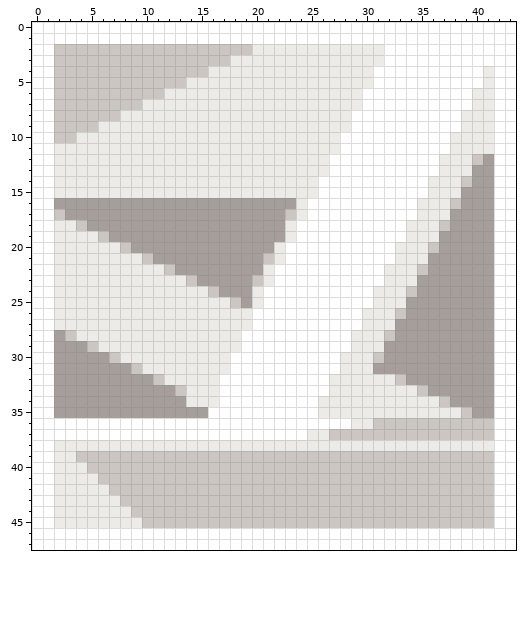
File history of a pixel-art file, assets/empty_image.aseprite. The picture above was drawn from the file before the commit.
44x48 pixels, 1 frame.
After:
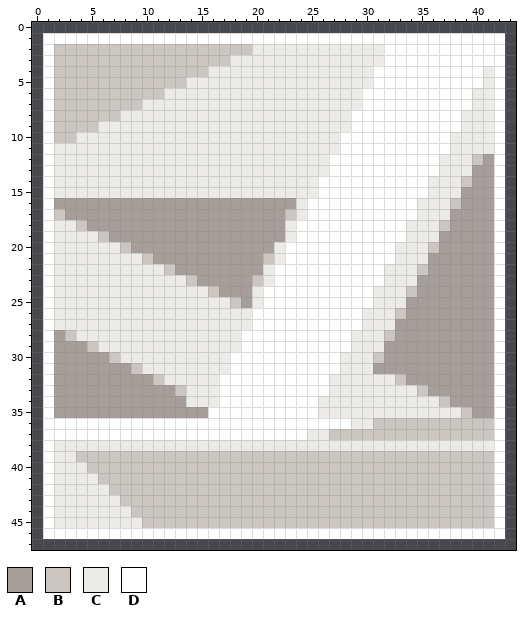
Palette (. is transparent): A #a69e9a  B #cbc6c1  C #ecebe7  D #ffffff
Edits made:
@@ x 0..43 @@
- 0 DDDDDDDDDDDDDDDDDDDDDDDDDDDDDDDDDDDDDDDDDDDD
- 1 DDDDDDDDDDDDDDDDDDDDDDDDDDDDDDDDDDDDDDDDDDDD
- 2 DDBBBBBBBBBBBBBBBBBBCCCCCCCCCCCCDDDDDDDDDDDD
- 3 DDBBBBBBBBBBBBBBBBCCCCCCCCCCCCCCDDDDDDDDDDDD
- 4 DDBBBBBBBBBBBBBBCCCCCCCCCCCCCCCDDDDDDDDDDCDD
- 5 DDBBBBBBBBBBBBCCCCCCCCCCCCCCCCCDDDDDDDDDDCDD
- 6 DDBBBBBBBBBBCCCCCCCCCCCCCCCCCCDDDDDDDDDDCCDD
- 7 DDBBBBBBBBCCCCCCCCCCCCCCCCCCCCDDDDDDDDDDCCDD
- 8 DDBBBBBBCCCCCCCCCCCCCCCCCCCCCDDDDDDDDDDCCCDD
- 9 DDBBBBCCCCCCCCCCCCCCCCCCCCCCCDDDDDDDDDDCCCDD
-10 DDBBCCCCCCCCCCCCCCCCCCCCCCCCDDDDDDDDDDCCCCDD
-11 DDCCCCCCCCCCCCCCCCCCCCCCCCCCDDDDDDDDDDCCCCDD
-12 DDCCCCCCCCCCCCCCCCCCCCCCCCCDDDDDDDDDDCCCBADD
-13 DDCCCCCCCCCCCCCCCCCCCCCCCCCDDDDDDDDDDCCCAADD
-14 DDCCCCCCCCCCCCCCCCCCCCCCCCDDDDDDDDDDCCCBAADD
-15 DDCCCCCCCCCCCCCCCCCCCCCCCCDDDDDDDDDDCCCAAADD
-16 DDAAAAAAAAAAAAAAAAAAAAAACDDDDDDDDDDCCCBAAADD
-17 DDBAAAAAAAAAAAAAAAAAAAABCDDDDDDDDDDCCCAAAADD
-18 DDCCBAAAAAAAAAAAAAAAAAACDDDDDDDDDDCCCBAAAADD
-19 DDCCCCBAAAAAAAAAAAAAAAACDDDDDDDDDDCCCAAAAADD
-20 DDCCCCCCBAAAAAAAAAAAAACDDDDDDDDDDCCCBAAAAADD
-21 DDCCCCCCCCBAAAAAAAAAABCDDDDDDDDDDCCCAAAAAADD
-22 DDCCCCCCCCCCBAAAAAAAACDDDDDDDDDDCCCBAAAAAADD
-23 DDCCCCCCCCCCCCBAAAAABCDDDDDDDDDDCCCAAAAAAADD
-24 DDCCCCCCCCCCCCCCBAAACDDDDDDDDDDCCCBAAAAAAADD
-25 DDCCCCCCCCCCCCCCCCBACDDDDDDDDDDCCCAAAAAAAADD
-26 DDCCCCCCCCCCCCCCCCCCDDDDDDDDDDCCCBAAAAAAAADD
-27 DDCCCCCCCCCCCCCCCCCCDDDDDDDDDDCCCAAAAAAAAADD
-28 DDABCCCCCCCCCCCCCCCDDDDDDDDDDCCCBAAAAAAAAADD
-29 DDAAABCCCCCCCCCCCCCDDDDDDDDDDCCCAAAAAAAAAADD
-30 DDAAAAABCCCCCCCCCCDDDDDDDDDDCCCBAAAAAAAAAADD
-31 DDAAAAAAABCCCCCCCCDDDDDDDDDDCCCAAAAAAAAAAADD
-32 DDAAAAAAAAABCCCCCDDDDDDDDDDCCCCCCBAAAAAAAADD
-33 DDAAAAAAAAAAABCCCDDDDDDDDDDCCCCCCCCBAAAAAADD
-34 DDAAAAAAAAAAAACCCDDDDDDDDDCCCCCCCCCCCBAAAADD
-35 DDAAAAAAAAAAAAAADDDDDDDDDDCCCCCCCCCCCCCBAADD
-36 DDDDDDDDDDDDDDDDDDDDDDDDDDDDDCCBBBBBBBBBBBDD
-37 DDDDDDDDDDDDDDDDDDDDDDDDDCCBBBBBBBBBBBBBBBDD
-38 DDCCCCCCCCCCCCCCCCCCCCCCCCCCCCCCCCCCCCCCCCDD
-39 DDCCBBBBBBBBBBBBBBBBBBBBBBBBBBBBBBBBBBBBBBDD
-40 DDCCCBBBBBBBBBBBBBBBBBBBBBBBBBBBBBBBBBBBBBDD
-41 DDCCCCBBBBBBBBBBBBBBBBBBBBBBBBBBBBBBBBBBBBDD
-42 DDCCCCCBBBBBBBBBBBBBBBBBBBBBBBBBBBBBBBBBBBDD
-43 DDCCCCCCBBBBBBBBBBBBBBBBBBBBBBBBBBBBBBBBBBDD
-44 DDCCCCCCCBBBBBBBBBBBBBBBBBBBBBBBBBBBBBBBBBDD
-45 DDCCCCCCCCBBBBBBBBBBBBBBBBBBBBBBBBBBBBBBBBDD
-46 DDDDDDDDDDDDDDDDDDDDDDDDDDDDDDDDDDDDDDDDDDDD
-47 DDDDDDDDDDDDDDDDDDDDDDDDDDDDDDDDDDDDDDDDDDDD
+ 0 ............................................
+ 1 .DDDDDDDDDDDDDDDDDDDDDDDDDDDDDDDDDDDDDDDDDD.
+ 2 .DBBBBBBBBBBBBBBBBBBCCCCCCCCCCCCDDDDDDDDDDD.
+ 3 .DBBBBBBBBBBBBBBBBCCCCCCCCCCCCCCDDDDDDDDDDD.
+ 4 .DBBBBBBBBBBBBBBCCCCCCCCCCCCCCCDDDDDDDDDDCD.
+ 5 .DBBBBBBBBBBBBCCCCCCCCCCCCCCCCCDDDDDDDDDDCD.
+ 6 .DBBBBBBBBBBCCCCCCCCCCCCCCCCCCDDDDDDDDDDCCD.
+ 7 .DBBBBBBBBCCCCCCCCCCCCCCCCCCCCDDDDDDDDDDCCD.
+ 8 .DBBBBBBCCCCCCCCCCCCCCCCCCCCCDDDDDDDDDDCCCD.
+ 9 .DBBBBCCCCCCCCCCCCCCCCCCCCCCCDDDDDDDDDDCCCD.
+10 .DBBCCCCCCCCCCCCCCCCCCCCCCCCDDDDDDDDDDCCCCD.
+11 .DCCCCCCCCCCCCCCCCCCCCCCCCCCDDDDDDDDDDCCCCD.
+12 .DCCCCCCCCCCCCCCCCCCCCCCCCCDDDDDDDDDDCCCBAD.
+13 .DCCCCCCCCCCCCCCCCCCCCCCCCCDDDDDDDDDDCCCAAD.
+14 .DCCCCCCCCCCCCCCCCCCCCCCCCDDDDDDDDDDCCCBAAD.
+15 .DCCCCCCCCCCCCCCCCCCCCCCCCDDDDDDDDDDCCCAAAD.
+16 .DAAAAAAAAAAAAAAAAAAAAAACDDDDDDDDDDCCCBAAAD.
+17 .DBAAAAAAAAAAAAAAAAAAAABCDDDDDDDDDDCCCAAAAD.
+18 .DCCBAAAAAAAAAAAAAAAAAACDDDDDDDDDDCCCBAAAAD.
+19 .DCCCCBAAAAAAAAAAAAAAAACDDDDDDDDDDCCCAAAAAD.
+20 .DCCCCCCBAAAAAAAAAAAAACDDDDDDDDDDCCCBAAAAAD.
+21 .DCCCCCCCCBAAAAAAAAAABCDDDDDDDDDDCCCAAAAAAD.
+22 .DCCCCCCCCCCBAAAAAAAACDDDDDDDDDDCCCBAAAAAAD.
+23 .DCCCCCCCCCCCCBAAAAABCDDDDDDDDDDCCCAAAAAAAD.
+24 .DCCCCCCCCCCCCCCBAAACDDDDDDDDDDCCCBAAAAAAAD.
+25 .DCCCCCCCCCCCCCCCCBACDDDDDDDDDDCCCAAAAAAAAD.
+26 .DCCCCCCCCCCCCCCCCCCDDDDDDDDDDCCCBAAAAAAAAD.
+27 .DCCCCCCCCCCCCCCCCCCDDDDDDDDDDCCCAAAAAAAAAD.
+28 .DABCCCCCCCCCCCCCCCDDDDDDDDDDCCCBAAAAAAAAAD.
+29 .DAAABCCCCCCCCCCCCCDDDDDDDDDDCCCAAAAAAAAAAD.
+30 .DAAAAABCCCCCCCCCCDDDDDDDDDDCCCBAAAAAAAAAAD.
+31 .DAAAAAAABCCCCCCCCDDDDDDDDDDCCCAAAAAAAAAAAD.
+32 .DAAAAAAAAABCCCCCDDDDDDDDDDCCCCCCBAAAAAAAAD.
+33 .DAAAAAAAAAAABCCCDDDDDDDDDDCCCCCCCCBAAAAAAD.
+34 .DAAAAAAAAAAAACCCDDDDDDDDDCCCCCCCCCCCBAAAAD.
+35 .DAAAAAAAAAAAAAADDDDDDDDDDCCCCCCCCCCCCCBAAD.
+36 .DDDDDDDDDDDDDDDDDDDDDDDDDDDDCCBBBBBBBBBBBD.
+37 .DDDDDDDDDDDDDDDDDDDDDDDDCCBBBBBBBBBBBBBBBD.
+38 .DCCCCCCCCCCCCCCCCCCCCCCCCCCCCCCCCCCCCCCCCD.
+39 .DCCBBBBBBBBBBBBBBBBBBBBBBBBBBBBBBBBBBBBBBD.
+40 .DCCCBBBBBBBBBBBBBBBBBBBBBBBBBBBBBBBBBBBBBD.
+41 .DCCCCBBBBBBBBBBBBBBBBBBBBBBBBBBBBBBBBBBBBD.
+42 .DCCCCCBBBBBBBBBBBBBBBBBBBBBBBBBBBBBBBBBBBD.
+43 .DCCCCCCBBBBBBBBBBBBBBBBBBBBBBBBBBBBBBBBBBD.
+44 .DCCCCCCCBBBBBBBBBBBBBBBBBBBBBBBBBBBBBBBBBD.
+45 .DCCCCCCCCBBBBBBBBBBBBBBBBBBBBBBBBBBBBBBBBD.
+46 .DDDDDDDDDDDDDDDDDDDDDDDDDDDDDDDDDDDDDDDDDD.
+47 ............................................
Changed places in both pictures, as pixel boxes (x1, y1, x2, y2):
erased: (32, 22, 516, 550)
